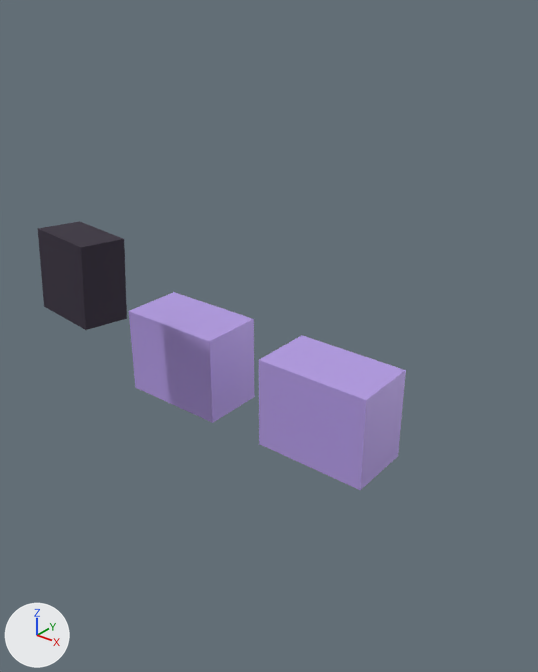
Renders of the Blender file art/blend/moth.blend from each side of a commit.
The view is the same before and after, from a 50 mm lens placed at (0.442, -0.567, 0.692), pointed at (0.051, -0.077, 0.389). The lights are fixed; the arrows at lower left show +X, +Y and +Z. The first picture is the older version. The same objects are shown in both versions, whatever each file hides.

The scene before the commit, as lines of its bpy script (objects in view):
```python
me_cube_005 = bpy.data.meshes.new('Cube.005')
me_cube_005.from_pydata(...)  # a box spanning x -0.5..0.5, y -0.5..0.5, z -0.5..0.5
me_cube_005.materials.append(mat_rift_shade)  # dark purple #302738
me_cube_010 = bpy.data.meshes.new('Cube.010')
me_cube_010.from_pydata(...)  # a box spanning x -0.5..0.5, y -0.5..0.5, z -0.5..0.5
me_cube_010.materials.append(mat_rift__bba2ed_detail)  # purple #bba2ed
me_cube_011 = bpy.data.meshes.new('Cube.011')
me_cube_011.from_pydata(...)  # a box spanning x -0.5..0.5, y -0.5..0.5, z -0.5..0.5
me_cube_011.materials.append(mat_rift__bba2ed_detail)  # purple #bba2ed
ob_hanging_panels_001 = bpy.data.objects.new('Hanging panels.001', me_cube_005)
ob_hanging_panels_001.parent = ob_hips_and_coat
ob_hanging_panels_001.location = (-0.145, -0.227, -0.22)
ob_hanging_panels_001.rotation_euler = (-0.06, 0.0, -0.12)  # degrees (-3.4, 0, -6.9)
ob_hanging_panels_001.scale = (0.104, 0.062, 0.108)
ob_knee_plaque = bpy.data.objects.new('Knee plaque', me_cube_010)
ob_knee_plaque.parent = ob_left_stride
ob_knee_plaque.location = (0.0, -0.059, -0.375)
ob_knee_plaque.scale = (0.17, 0.098, 0.136)
ob_knee_plaque_001 = bpy.data.objects.new('Knee plaque.001', me_cube_011)
ob_knee_plaque_001.parent = ob_right_stride
ob_knee_plaque_001.location = (0.0, -0.059, -0.375)
ob_knee_plaque_001.scale = (0.17, 0.098, 0.136)
ob_moth = bpy.data.objects.new('moth', None)
ob_moth.location = (0.0, 0.0, 0.0)
ob_moth.scale = (0.72, 0.72, 0.72)
```
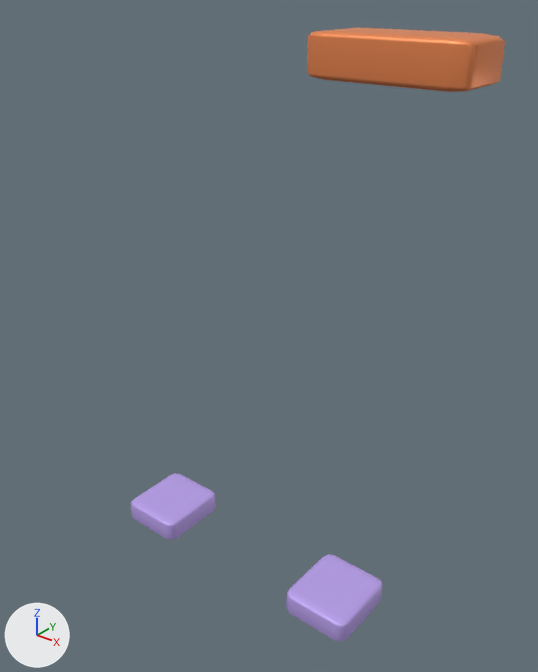
ob_moth is not drawn itself; it is the parent of ob_hips_and_coat, ob_left_stride, ob_right_stride.

Where the change shows, as pixel boxes (x1, y1, x2, y2) in the pictures (538 x 672 px):
'Knee plaque', recoloured, rescaled, reshaped, moved, modifiers changed (57% wider, 51% shorter)
    before: (129, 292, 255, 423)
    after: (307, 28, 505, 92)
'Knee plaque.001', rescaled, reshaped, moved, modifiers changed (42% narrower, 56% shorter)
    before: (259, 335, 406, 490)
    after: (131, 473, 216, 540)
'Hanging panels.001', recoloured, rescaled, reshaped, moved, modifiers changed, turned
    before: (38, 221, 127, 330)
    after: (286, 554, 383, 641)

Patch to the scene script:
```diff
--- a/art/blend/moth.blend.py
+++ b/art/blend/moth.blend.py
@@ me_cube_001 @@
 me_cube_001.from_pydata(...)  # 8 vertices, 6 faces; spans x -0.5..0.5, y -0.5..0.5, z -0.5..0.5
-me_cube_001.materials.append(mat_indigo_shadow)  # dark blue #242733
+me_cube_001.materials.append(mat_rift__bba2ed_detail)  # purple #bba2ed
@@ me_cube_002 @@
 me_cube_002.from_pydata(...)  # 8 vertices, 6 faces; spans x -0.5..0.5, y -0.5..0.5, z -0.5..0.5
-me_cube_002.materials.append(mat_indigo_shadow)  # dark blue #242733
+me_cube_002.materials.append(mat_rift_trim)  # orange #f08c54
@@ ob_moth @@
 ob_moth.location = (0.0, 0.0, 0.0)
-ob_moth.scale = (0.72, 0.72, 0.72)
@@ ob_hanging_panels_001 @@
-ob_hanging_panels_001 = bpy.data.objects.new('Hanging panels.001', me_cube_005)
-ob_hanging_panels_001.parent = ob_hips_and_coat
-ob_hanging_panels_001.location = (-0.145, -0.227, -0.22)
-ob_hanging_panels_001.rotation_euler = (-0.06, 0.0, -0.12)  # degrees (-3.4, 0, -6.9)
-ob_hanging_panels_001.scale = (0.104, 0.062, 0.108)
+ob_hanging_panels_001 = bpy.data.objects.new('Hanging panels.001', me_cube_001)
+ob_hanging_panels_001.parent = ob_rightleg
+ob_hanging_panels_001.location = (0.037, -0.091, -0.625)
+ob_hanging_panels_001.scale = (0.105, 0.116, 0.036)
+_m = ob_hanging_panels_001.modifiers.new('Rounded edges', 'BEVEL')
+_m.width = 0.13
+_m.width_pct = 0.13
+_m.segments = 2
+_m = ob_hanging_panels_001.modifiers.new('Weighted normals', 'WEIGHTED_NORMAL')
+_m.weight = 45
+_m.keep_sharp = True
@@ ob_knee_plaque @@
-ob_knee_plaque = bpy.data.objects.new('Knee plaque', me_cube_010)
-ob_knee_plaque.parent = ob_left_stride
-ob_knee_plaque.location = (0.0, -0.059, -0.375)
-ob_knee_plaque.scale = (0.17, 0.098, 0.136)
+ob_knee_plaque = bpy.data.objects.new('Knee plaque', me_cube_002)
+ob_knee_plaque.parent = ob_rightarm
+ob_knee_plaque.location = (0.025, -0.145, -0.239)
+ob_knee_plaque.scale = (0.169, 0.072, 0.043)
+_m = ob_knee_plaque.modifiers.new('Rounded edges', 'BEVEL')
+_m.width = 0.13
+_m.width_pct = 0.13
+_m.segments = 2
+_m = ob_knee_plaque.modifiers.new('Weighted normals', 'WEIGHTED_NORMAL')
+_m.weight = 45
+_m.keep_sharp = True
@@ ob_knee_plaque_001 @@
-ob_knee_plaque_001 = bpy.data.objects.new('Knee plaque.001', me_cube_011)
-ob_knee_plaque_001.parent = ob_right_stride
-ob_knee_plaque_001.location = (0.0, -0.059, -0.375)
-ob_knee_plaque_001.scale = (0.17, 0.098, 0.136)
+ob_knee_plaque_001 = bpy.data.objects.new('Knee plaque.001', me_cube)
+ob_knee_plaque_001.parent = ob_leftleg
+ob_knee_plaque_001.location = (-0.037, -0.091, -0.625)
+ob_knee_plaque_001.scale = (0.105, 0.116, 0.036)
+_m = ob_knee_plaque_001.modifiers.new('Rounded edges', 'BEVEL')
+_m.width = 0.13
+_m.width_pct = 0.13
+_m.segments = 2
+_m = ob_knee_plaque_001.modifiers.new('Weighted normals', 'WEIGHTED_NORMAL')
+_m.weight = 45
+_m.keep_sharp = True
@@ ob_rightleg @@
+ob_rightleg = bpy.data.objects.new('RightLeg', None)
+ob_rightleg.parent = ob_figure
+ob_rightleg.location = (0.13, 0.018, 0.75)
@@ ob_figure @@
+ob_figure = bpy.data.objects.new('Figure', None)
+ob_figure.location = (0.0, 0.0, 0.0)
+ob_figure.scale = (0.73, 0.73, 0.73)
@@ ob_leftleg @@
+ob_leftleg = bpy.data.objects.new('LeftLeg', None)
+ob_leftleg.parent = ob_figure
+ob_leftleg.location = (-0.13, 0.018, 0.75)
@@ ob_rightarm @@
+ob_rightarm = bpy.data.objects.new('RightArm', None)
+ob_rightarm.parent = ob_body
+ob_rightarm.location = (0.228, 0.0, 0.34)
@@ ob_body @@
+ob_body = bpy.data.objects.new('Body', None)
+ob_body.parent = ob_figure
+ob_body.location = (0.0, 0.0, 0.78)
```
